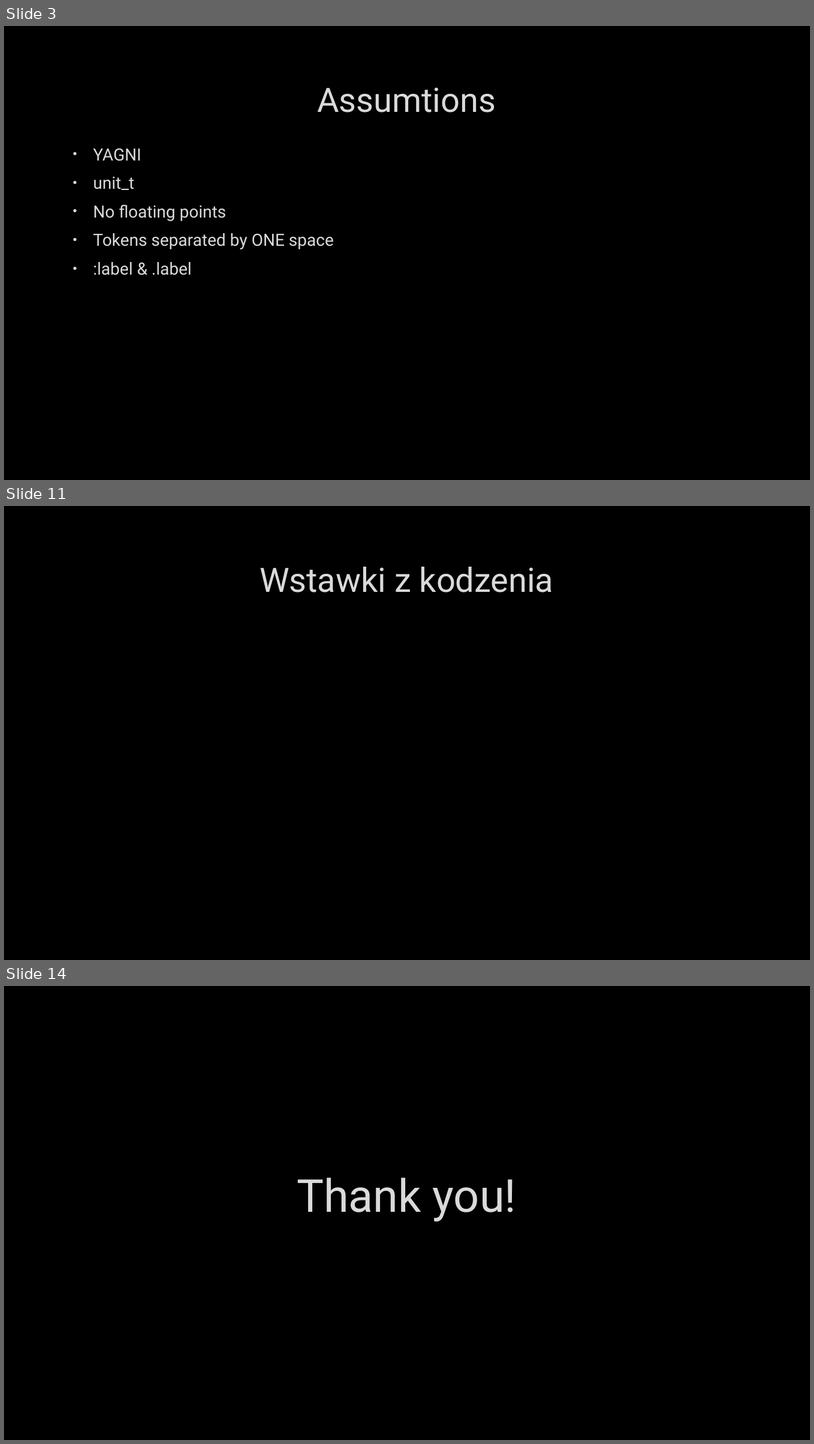
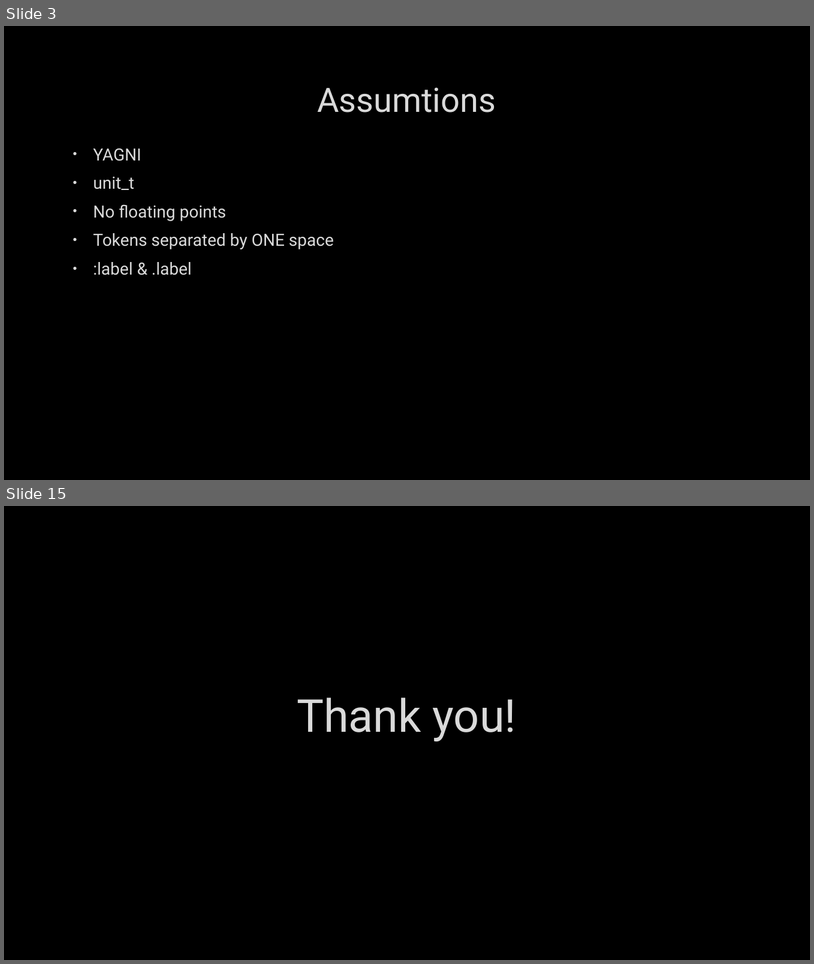
Before and after one commit to stryku/workshops, a slide deck: ctai-compile_time_assembly_interpreter.pptx. Shown one above the other, each under a label of ours: slides 3, 11 and 14 before the commit, slides 3 and 15 after it; the slides between them are not shown. The pictures are 814x1444 and 814x964 pixels, drawn with LibreOffice and Linux fonts; fonts in the diff are those of the drawing; background and template pictures are left out. Boxes give left, top, right and bottom in pixels: in the first picture for what was removed or moved away, otherwise in the second. Text is boxed around its words. In the diff, an @@ line names an element or a change of style, - is before the commit and + after.

```diff
--- a/ctai-compile_time_assembly_interpreter.pptx
+++ b/ctai-compile_time_assembly_interpreter.pptx
@@ slide 11 removed at (4, 506, 810, 960), background picture (left out) @@
@@ title removed at (260, 567, 554, 592) @@
-Wstawki z kodzenia
@@ what was slide 14 is now slide 15 @@
```
Also in this commit, not shown: 6 slides changed, 6 slides added, 4 other slides removed, 1 other file.
